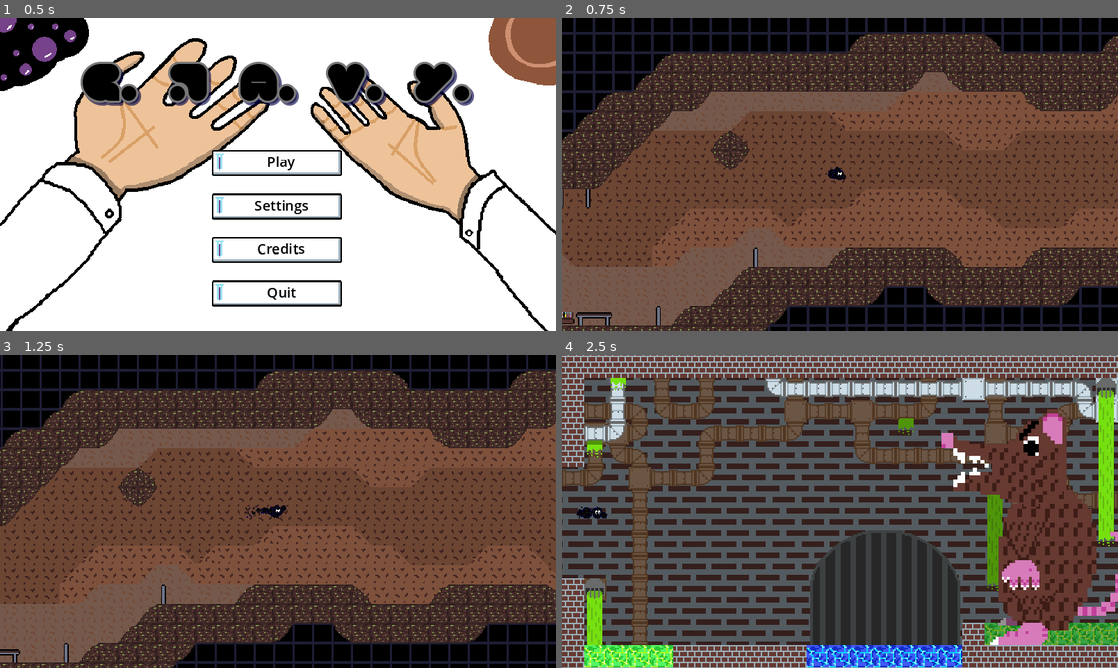
Above: before the commit, frames 1-4 (two rows, left to right).
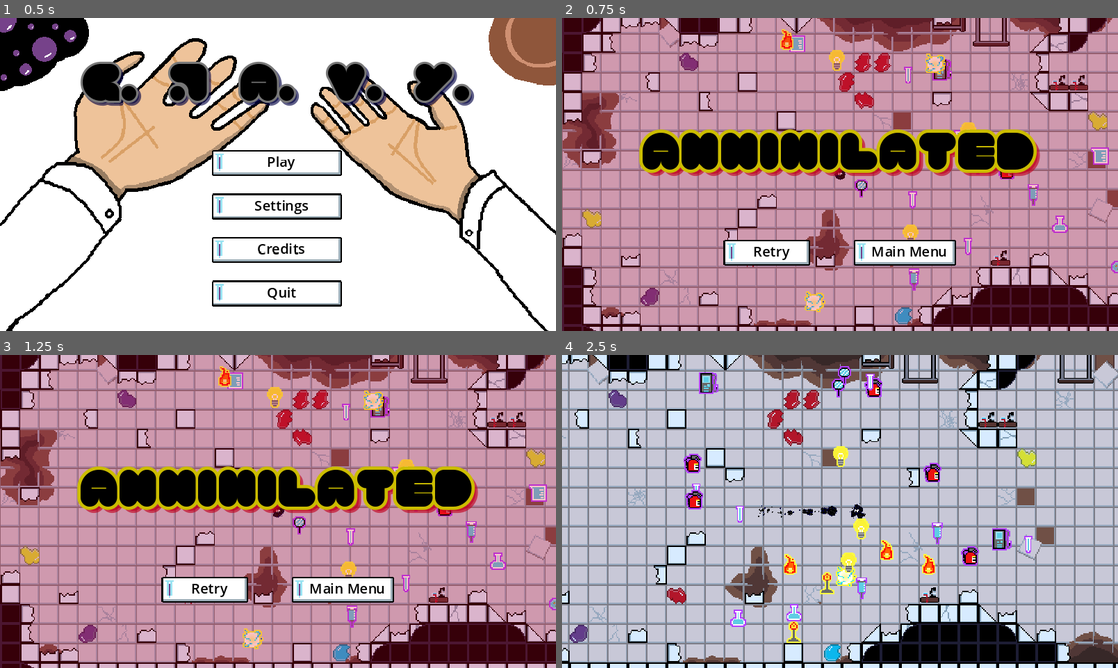
Above: after the commit, the same moments.

Repository: BenBenBenB/godot-testing-2d
Game: Godot game, scene res://scene/main.tscn
The game is run twice, just before and just after one commit, with the same random seed, the same clock (stepped at 60 frames per second) and the same inputs. Sound files missing from this copy of the repository are replaced by a short silence.
Inputs (mouse positions are in pixels of both pictures, inside the frame that each line leads up to):
- Up to frame 1 (0.5 s): no input
- Up to frame 2 (0.75 s): click "Play" at 0.5 s
- Up to frame 3 (1.25 s): no input
- Up to frame 4 (2.5 s): click (767, 589) at 1.25 s, where only the run after the commit has a clickable "Retry"; move the mouse to (962, 495) at 2.02 s; hold D (move_right) from 2.03 s (still down)

Frame 1 is identical in both runs. In frame 2, 99% of the frame differs, in the area x 0-100%, y 0-100%; in frame 3, 99%; in frame 4, 97%.

Commit message:
added new musics

Diff:
--- a/scene/level/level_01.tscn
+++ b/scene/level/level_01.tscn
@@ -1,7 +1,7 @@
 [gd_scene load_steps=23 format=3 uid="uid://cacts1q0ijm6v"]
 
 [ext_resource type="Script" path="res://scene/level/level_01.gd" id="1_mwkm8"]
-[ext_resource type="AudioStream" uid="uid://bdnu83v2gnsgq" path="res://assets/music/02 - level_blob music.mp3" id="2_e4ubd"]
+[ext_resource type="AudioStream" uid="uid://4w8mp0sh62fh" path="res://assets/music/level music final.wav" id="2_e2o7p"]
 [ext_resource type="Script" path="res://scene/level/ScrollingCamera.gd" id="2_hwkp7"]
 [ext_resource type="Texture2D" uid="uid://c1in4eh161pu5" path="res://assets/tileset/background_sprite_sheet.png" id="2_sb0f7"]
 [ext_resource type="Texture2D" uid="uid://b1bbx5kt7pg2p" path="res://assets/tileset/level_design.png" id="2_xbfkq"]
@@ -125,7 +125,7 @@
 scroll_speed = 50
 
 [node name="BackgroundMusic" type="AudioStreamPlayer" parent="."]
-stream = ExtResource("2_e4ubd")
+stream = ExtResource("2_e2o7p")
 bus = &"Music"
 
 [node name="Positions" type="Node" parent="."]
@@ -180,7 +180,7 @@
 tilemap = NodePath("../SmallMainTileMap")
 
 [node name="PlayerBlackhole" parent="." node_paths=PackedStringArray("current_level") instance=ExtResource("5_arufi")]
-position = Vector2(3681, 452)
+position = Vector2(211, 132)
 current_level = NodePath("..")
 
 [node name="testingCamera2D" type="Camera2D" parent="PlayerBlackhole"]
--- a/scene/ui/death_menu.gd
+++ b/scene/ui/death_menu.gd
@@ -1,5 +1,7 @@
 extends Control
 class_name DeathMenu
+
+@onready var title_music = $backgroundMusic
 
 signal RestartLevel()
 signal ExitLevel()
@@ -18,9 +20,12 @@
 	set_process(false)
 	set_process_input(false)
 	set_process_unhandled_input(false)
+	title_music.stop()
 
 func activate() -> void:
 	show()
 	set_process(true)
 	set_process_input(true)
 	set_process_unhandled_input(true)
+	if not title_music.playing:
+		title_music.play();
--- a/scene/ui/death_menu.tscn
+++ b/scene/ui/death_menu.tscn
@@ -1,7 +1,8 @@
-[gd_scene load_steps=5 format=3 uid="uid://ht5y7fx1fdck"]
+[gd_scene load_steps=6 format=3 uid="uid://ht5y7fx1fdck"]
 
 [ext_resource type="Theme" uid="uid://nd2u72aiasw8" path="res://resource/UI_theme.tres" id="1_hfdxg"]
 [ext_resource type="Script" path="res://scene/ui/death_menu.gd" id="2_lxl4x"]
+[ext_resource type="AudioStream" uid="uid://b2yhtxeygahky" path="res://assets/music/death screen final.wav" id="3_bek8p"]
 [ext_resource type="PackedScene" uid="uid://cg2matkx410x5" path="res://scene/ui/hover_particle.tscn" id="3_bi2ty"]
 
 [sub_resource type="LabelSettings" id="LabelSettings_207a1"]
@@ -22,6 +23,10 @@
 grow_vertical = 2
 theme = ExtResource("1_hfdxg")
 script = ExtResource("2_lxl4x")
+
+[node name="backgroundMusic" type="AudioStreamPlayer2D" parent="."]
+stream = ExtResource("3_bek8p")
+bus = &"Music"
 
 [node name="ColorRect" type="ColorRect" parent="."]
 layout_mode = 1
--- a/scene/ui/main_menu.tscn
+++ b/scene/ui/main_menu.tscn
@@ -2,7 +2,7 @@
 
 [ext_resource type="Script" path="res://scene/ui/main_menu.gd" id="1_i3etc"]
 [ext_resource type="Theme" uid="uid://nd2u72aiasw8" path="res://resource/UI_theme.tres" id="1_yi4ks"]
-[ext_resource type="AudioStream" uid="uid://dsb85bjxex0dc" path="res://assets/music/03 - menu_game jam test 1.mp3" id="3_67hhc"]
+[ext_resource type="AudioStream" uid="uid://dcdhb2nqelsv3" path="res://assets/music/title music final.wav" id="3_1h3pg"]
 [ext_resource type="Texture2D" uid="uid://vgam182o5ysb" path="res://assets/tileset/menu_bg.png" id="4_ybdeq"]
 [ext_resource type="PackedScene" uid="uid://cg2matkx410x5" path="res://scene/ui/hover_particle.tscn" id="7_giq17"]
 
@@ -17,7 +17,7 @@
 script = ExtResource("1_i3etc")
 
 [node name="TitleMusic" type="AudioStreamPlayer" parent="."]
-stream = ExtResource("3_67hhc")
+stream = ExtResource("3_1h3pg")
 autoplay = true
 bus = &"Music"
 
